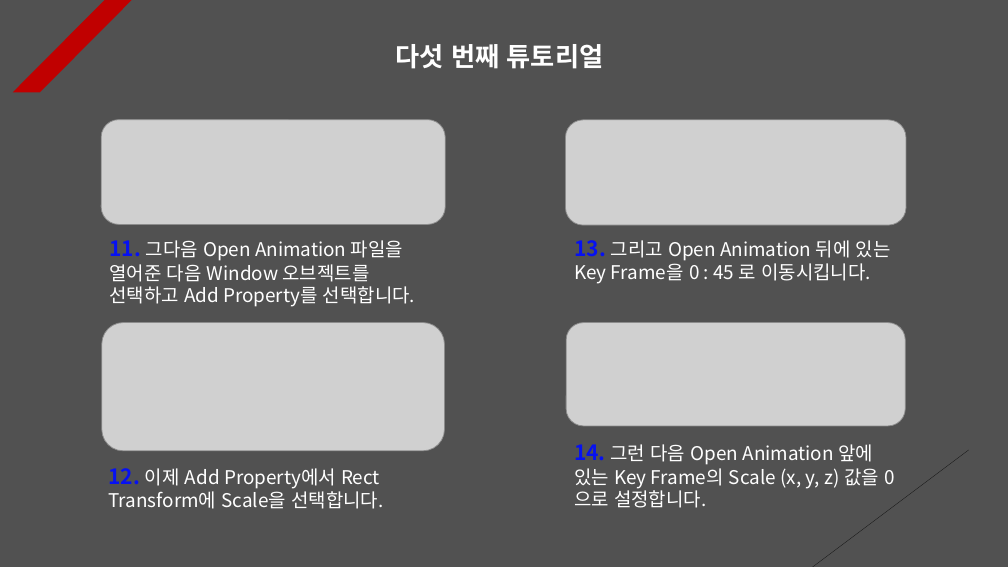
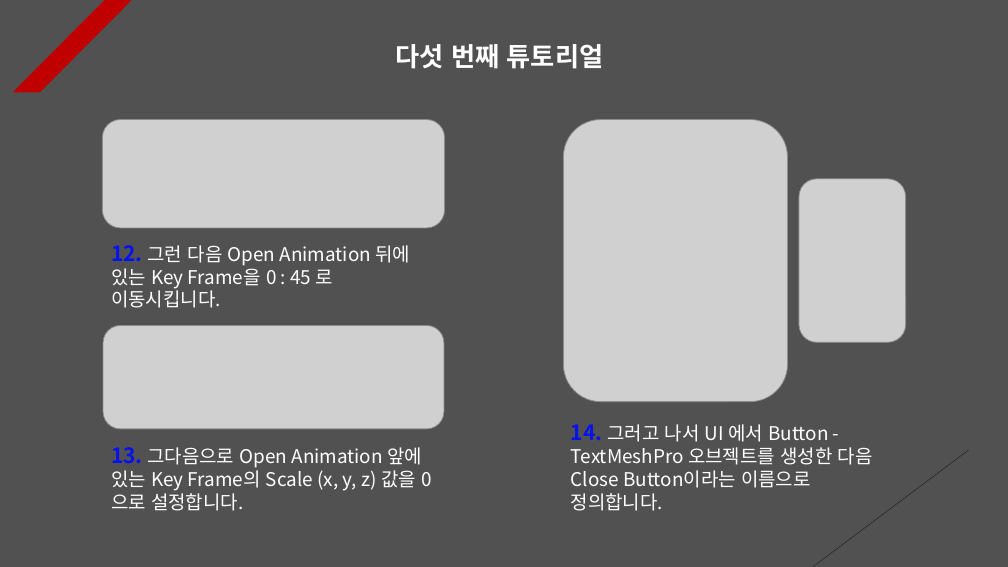
Before and after one commit to Unity2033/3D-UnityEngine, a slide deck: slide 5 of Assets/Animation/PPT Data/Animation Example.pptx. Drawn at 1008x567 pixels with LibreOffice and Linux fonts; fonts in the diff are those of the drawing; grey boxes stand for pictures. Boxes give left, top, right and bottom in pixels: in the first picture for what was removed or moved away, otherwise in the second. Text is boxed around its words. In the diff, an @@ line names an element or a change of style, - is before the commit and + after.

```diff
--- a/Assets/Animation/PPT Data/Animation Example.pptx
+++ b/Assets/Animation/PPT Data/Animation Example.pptx
@@ picture removed at box(101, 119, 445, 225) @@
@@ picture: place and size @@
-picture at box(566, 120, 906, 225)
+picture at box(102, 119, 445, 228)
@@ picture added at box(563, 119, 787, 402) @@
@@ picture added at box(799, 179, 906, 343) @@
@@ text removed at box(109, 240, 415, 307) @@
-11. 그다음 Open Animation 파일을 열어준 다음 Window 오브젝트를 선택하고 Add Property를 선택합니다.
@@ text at box(111, 245, 410, 308): text changed @@
-13. 그리고 Open Animation 뒤에 있는 Key Frame을 0 : 45 로 이동시킵니다.
+12. 그런 다음 Open Animation 뒤에 있는 Key Frame을 0 : 45 로 이동시킵니다.
@@ picture removed at box(102, 323, 445, 451) @@
@@ picture: place and size @@
-picture at box(566, 323, 906, 426)
+picture at box(103, 326, 444, 430)
@@ text at box(111, 447, 431, 511): text changed @@
-14. 그런 다음 Open Animation 앞에 있는 Key Frame의 Scale (x, y, z) 값을 0 으로 설정합니다.
+13. 그다음으로 Open Animation 앞에 있는 Key Frame의 Scale (x, y, z) 값을 0 으로 설정합니다.
@@ text added at box(571, 424, 873, 511), 18 pt, text #FFFFFF @@
+14. 그러고 나서 UI 에서 Button - TextMeshPro 오브젝트를 생성한 다음 Close Button이라는 이름으로 정의합니다.
@@ text removed at box(108, 468, 383, 509) @@
-12. 이제 Add Property에서 Rect Transform에 Scale을 선택합니다.
```
Also in this commit, not shown: 17 other slides changed, 1 slide removed, 52 other files.
